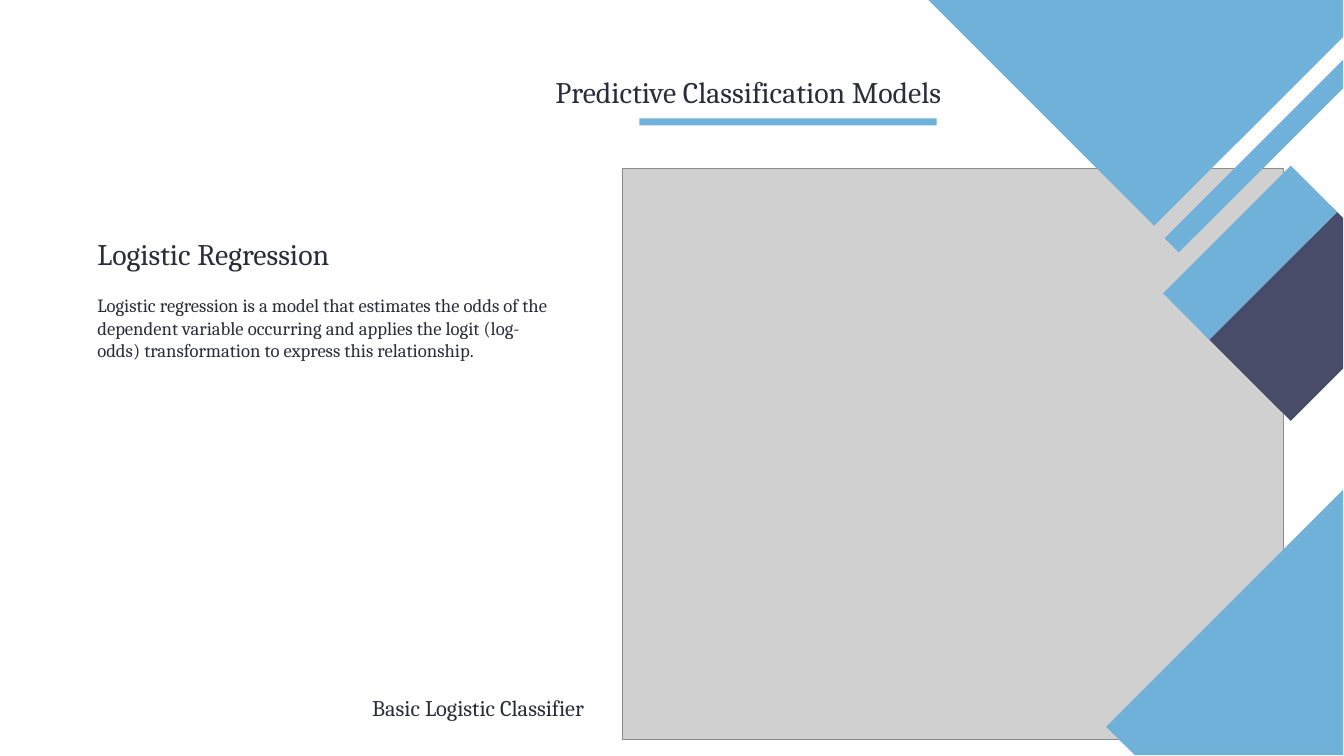
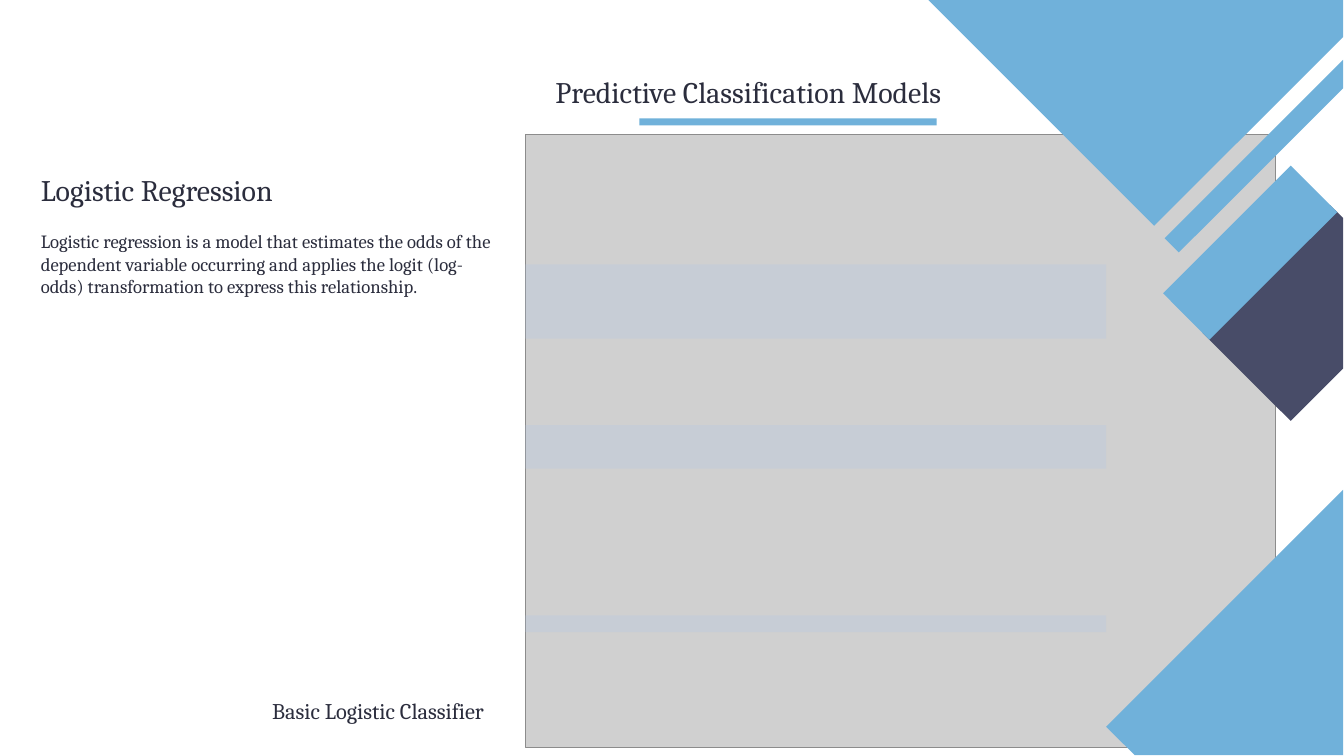
Before and after one commit to ztutar/Employee_Attrition_Classification_StatisticalLearning_FinalProject, a slide deck: slide 15 of TUTAR_OZEN_Project_Presentation.pptx. Drawn at 1344x756 pixels with LibreOffice and Linux fonts; fonts in the diff are those of the drawing; grey boxes stand for pictures. Boxes give left, top, right and bottom in pixels: in the first picture for what was removed or moved away, otherwise in the second. Text is boxed around its words. In the diff, an @@ line names an element or a change of style, - is before the commit and + after.

```diff
--- a/TUTAR_OZEN_Project_Presentation.pptx
+++ b/TUTAR_OZEN_Project_Presentation.pptx
@@ picture: place and size @@
-picture at <box>622,169,1284,740</box>
+picture at <box>525,134,1275,747</box>
@@ text "Logistic Regression": place and size @@
-text "Logistic Regression" at <box>97,245,547,361</box>
+text "Logistic Regression" at <box>41,181,491,297</box>
@@ rectangle added at <box>525,265,1106,339</box>, fill #B4C7E7 at 30% opacity @@
@@ rectangle added at <box>525,426,1106,469</box>, fill #B4C7E7 at 30% opacity @@
@@ rectangle added at <box>525,616,1106,633</box>, fill #B4C7E7 at 30% opacity @@
@@ text "Basic Logistic Classifier": place and size @@
-text "Basic Logistic Classifier" at <box>372,700,584,721</box>
+text "Basic Logistic Classifier" at <box>272,703,484,724</box>
```
Also in this commit, not shown: 11 other slides changed, 1 slide added, 2 slides removed, 2 other files.
